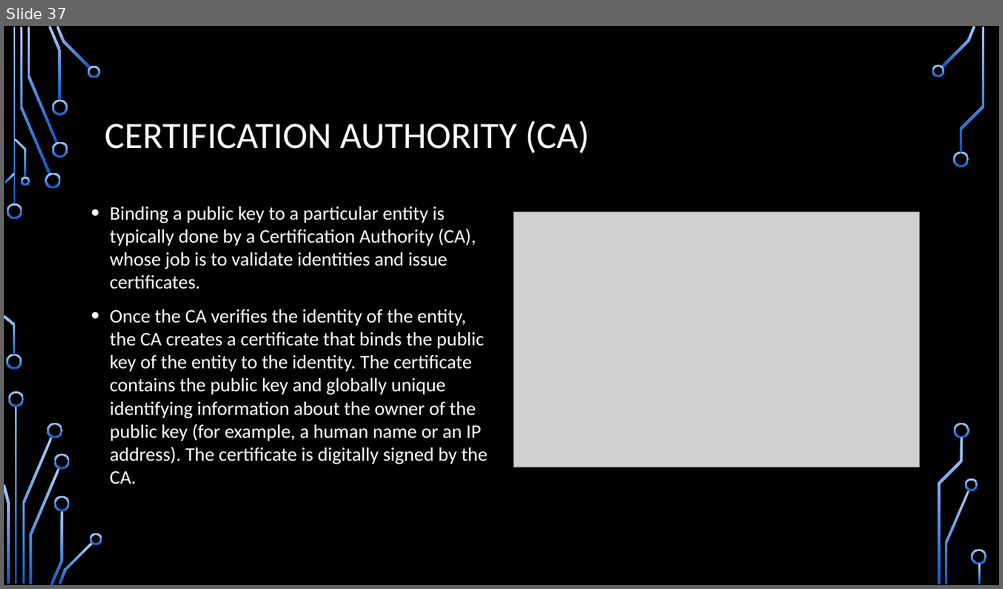
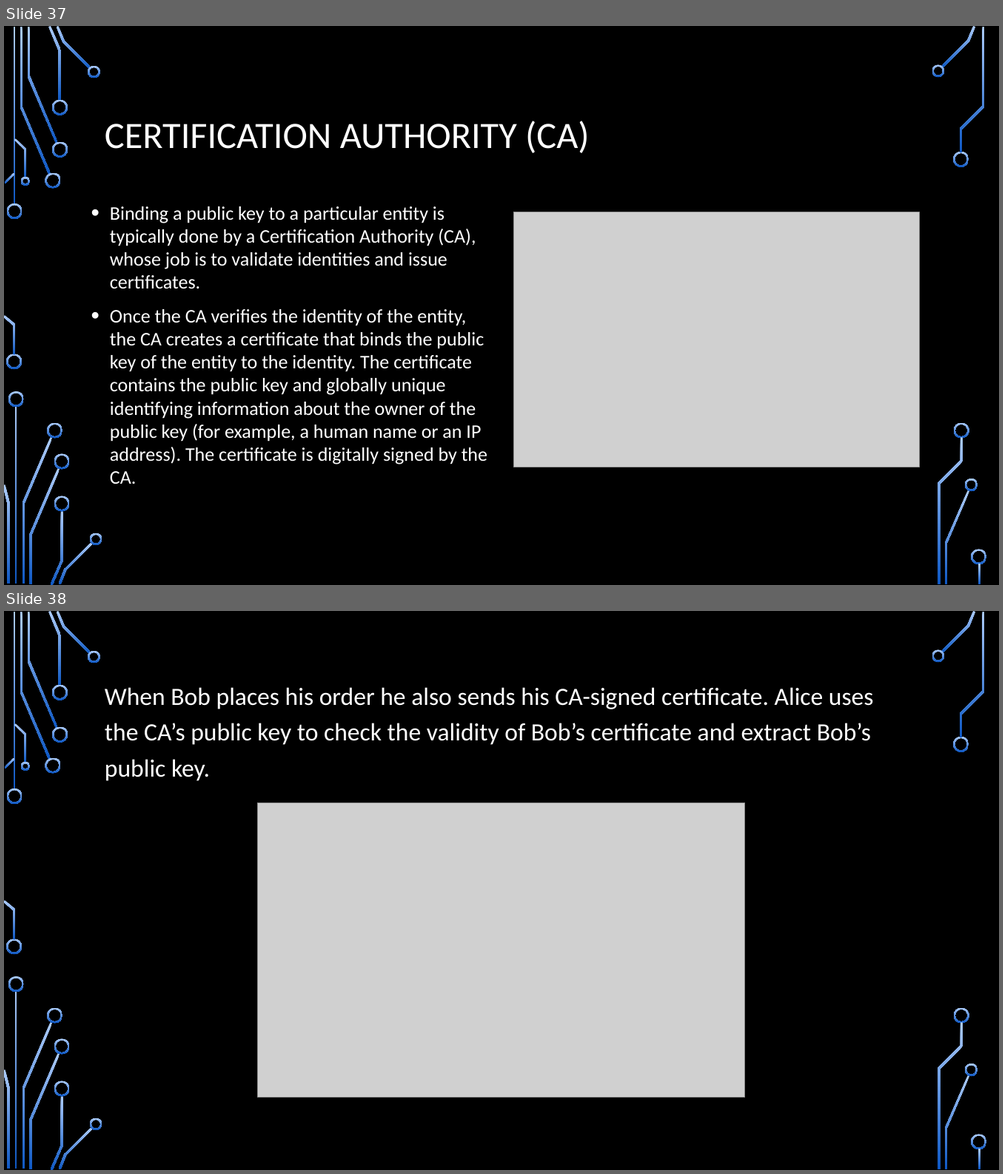
Before and after one commit to CDsonji/NET-Seminar, a slide deck: TLS.pptx. Shown one above the other, each under a label of ours: slide 37 before the commit, slides 37 and 38 after it. The pictures are 1003x589 and 1003x1174 pixels, drawn with LibreOffice and Linux fonts; fonts in the diff are those of the drawing; grey boxes stand for pictures; background and template pictures are left out. Boxes give left, top, right and bottom in pixels: in the first picture for what was removed or moved away, otherwise in the second. Text is boxed around its words. In the diff, an @@ line names an element or a change of style, - is before the commit and + after.

```diff
--- a/TLS.pptx
+++ b/TLS.pptx
@@ slide 38 added at (4, 611, 999, 1170), background picture (left out); not listed: 36 template elements that a slide beside it also shows @@
@@ text added at (105, 687, 874, 781), 24 pt, text #FFFFFF @@
+When Bob places his order he also sends his CA-signed certificate. Alice uses the CA’s public key to check the validity of Bob’s certificate and extract Bob’s public key.
@@ picture added at (258, 803, 745, 1098) @@
```
Also in this commit, not shown: 5 slides changed.
